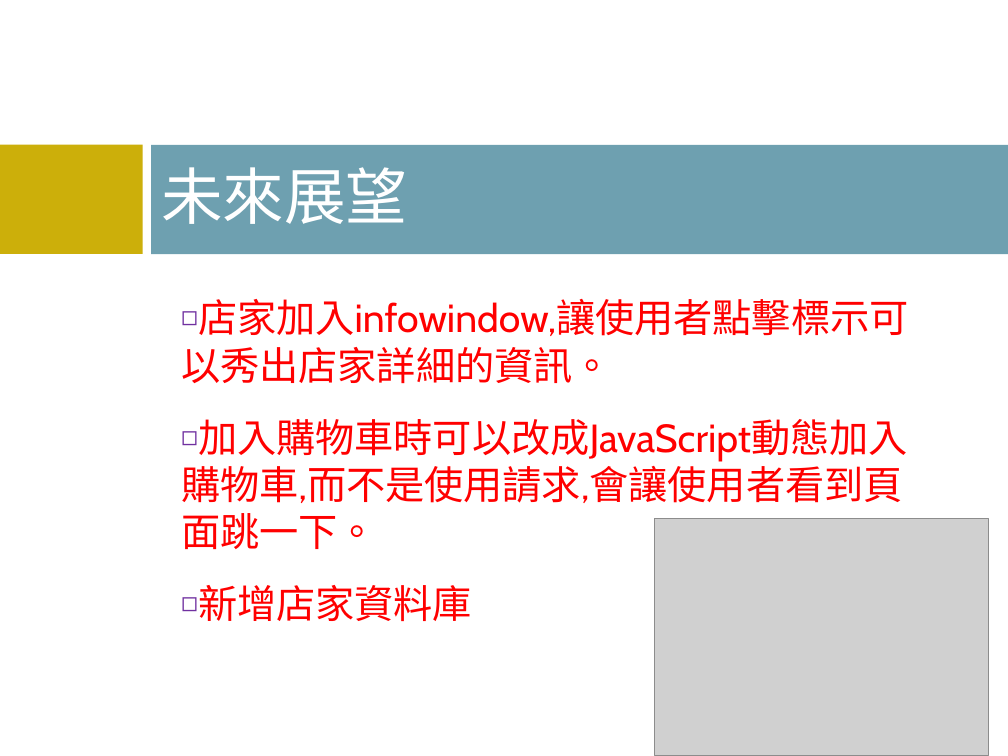
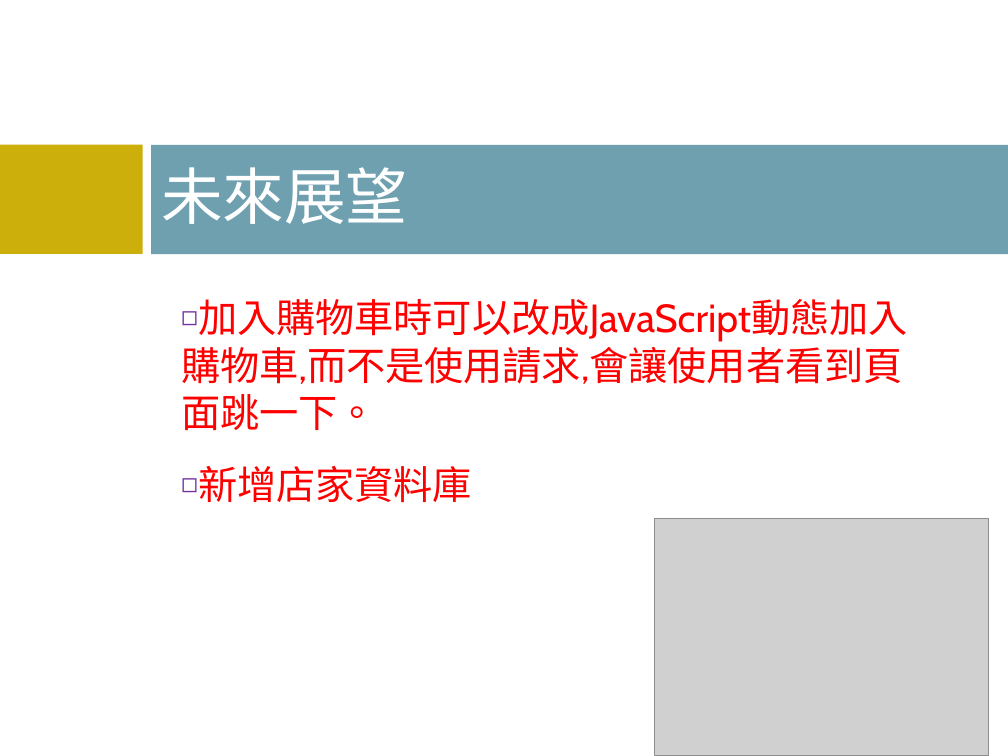
Before and after one commit to s930415/Go2Drink, a slide deck: slide 10 of 報告用簡報.pptx. Drawn at 1008x756 pixels with LibreOffice and Linux fonts; fonts in the diff are those of the drawing; grey boxes stand for pictures; background and template pictures are left out. Boxes give left, top, right and bottom in pixels: in the first picture for what was removed or moved away, otherwise in the second. Text is boxed around its words. In the diff, an @@ line names an element or a change of style, - is before the commit and + after.

Commit message:
infowindow 加入

```diff
--- a/報告用簡報.pptx
+++ b/報告用簡報.pptx
@@ text at (x1=181, y1=299, x2=908, y2=384): paragraph removed @@
-  ◻ 店家加入infowindow,讓使用者點擊標示可以秀出店家詳細的資訊。
```
Also in this commit, not shown: 1 other file.
